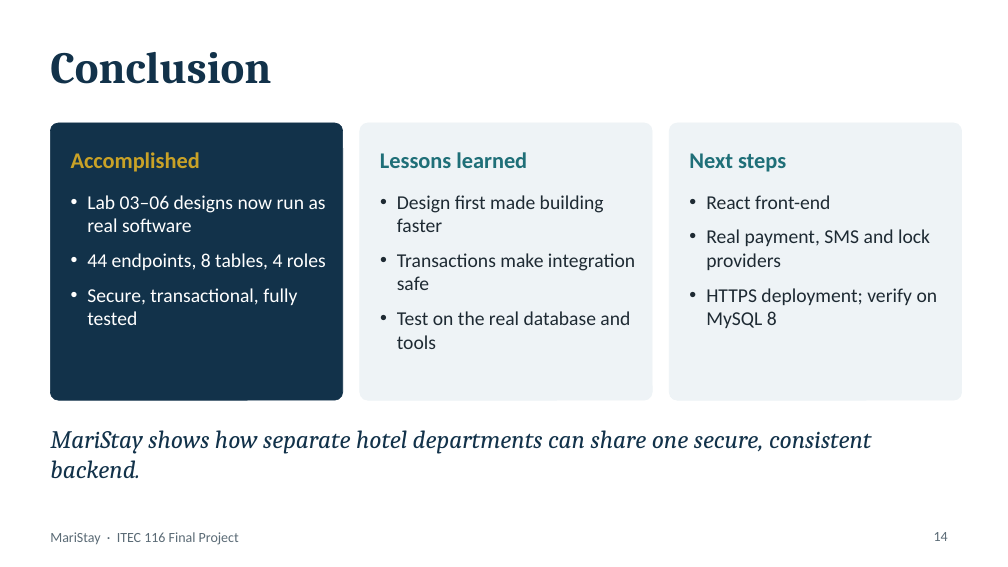
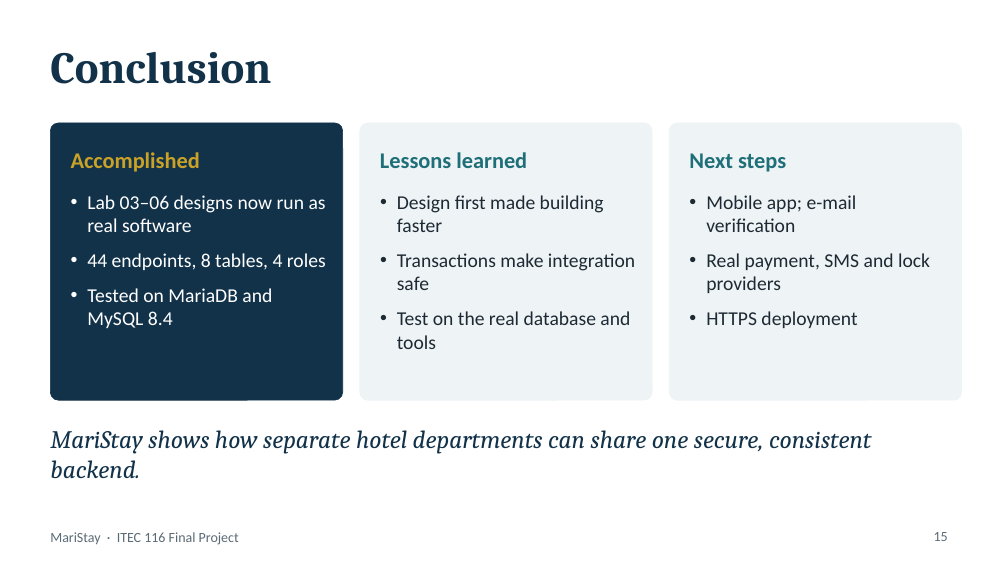
Before and after one commit to reyesgeero001/Maristay, a slide deck: slide 15 of docs/MariStay_Presentation.pptx (slide 14 before the commit). Drawn at 1008x567 pixels with LibreOffice and Linux fonts; fonts in the diff are those of the drawing. Boxes give left, top, right and bottom in pixels: in the first picture for what was removed or moved away, otherwise in the second. Text is boxed around its words. In the diff, an @@ line names an element or a change of style, - is before the commit and + after.

```diff
--- a/docs/MariStay_Presentation.pptx
+++ b/docs/MariStay_Presentation.pptx
@@ text at (706,195,857,232): text changed @@
-• React front-end
+• Mobile app; e-mail verification
@@ text at (87,288,272,328): text changed @@
-• Secure, transactional, fully tested
+• Tested on MariaDB and MySQL 8.4
@@ text at (706,311,857,328): text changed @@
-• HTTPS deployment; verify on MySQL 8
+• HTTPS deployment
@@ page number at (934,532,948,541): text changed @@
-14
+15
```
Also in this commit, not shown: 2 other slides changed, 1 slide added, 2 other files.
